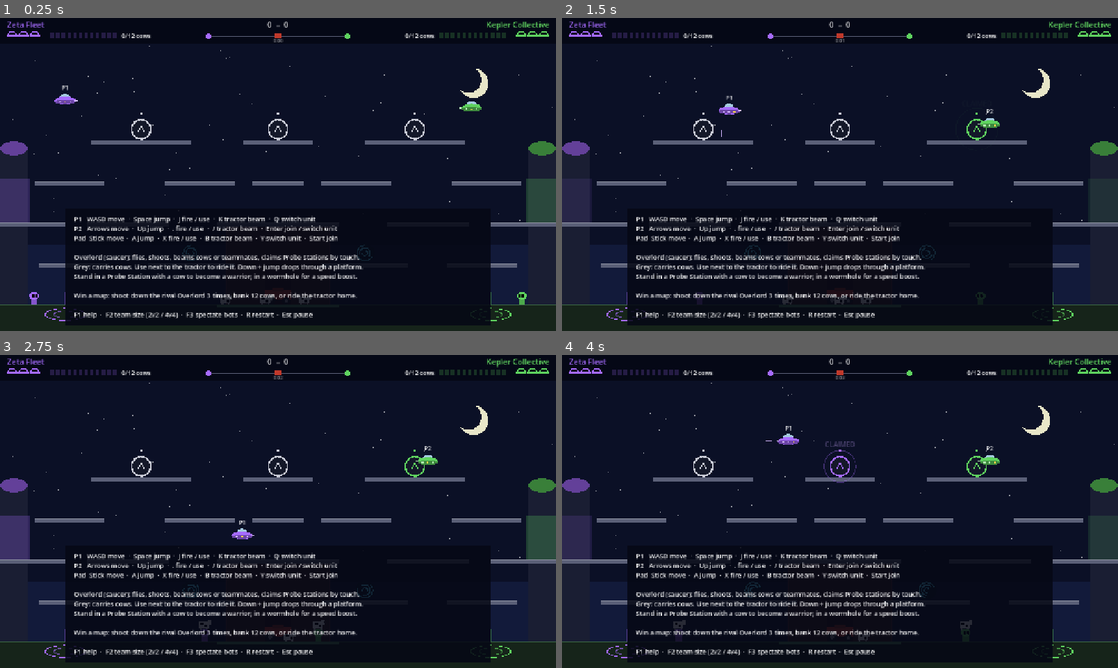
Above: before the commit, frames 1-4 (two rows, left to right).
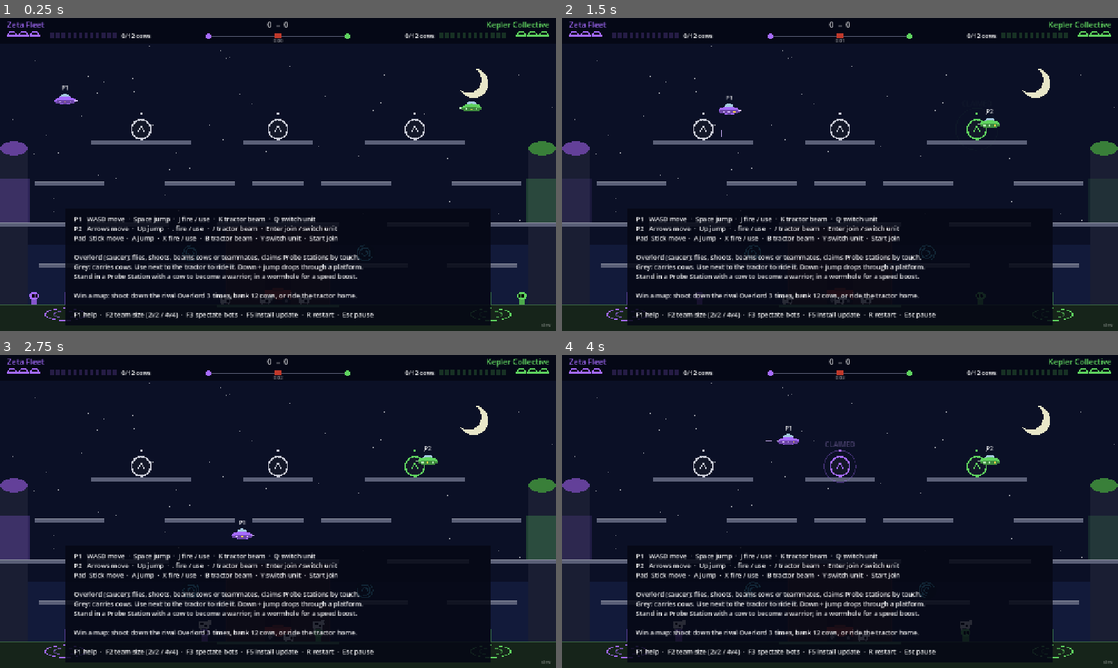
Above: after the commit, the same moments.

Repository: drewburr-labs/saucer-showdown
Game: Godot game, scene res://main.tscn
The game is run twice, just before and just after one commit, with the same random seed, the same clock (stepped at 60 frames per second) and the same inputs.
Inputs:
- Up to frame 1 (0.25 s): no input
- Up to frame 2 (1.5 s): tap Enter at 0.5 s; hold D 0.53-1.28 s; tap F at 0.6 s; tap Space at 0.77 s; hold S from 1.28 s (still down); tap J at 1.35 s
- Up to frame 3 (2.75 s): tap Space at 1.52 s; tap F at 1.55, 2.1 s; release S at 2.03 s; hold D from 2.03 s (still down)
- Up to frame 4 (4 s): release D at 2.78 s; hold W 2.78-3.53 s; tap K at 2.85 s; tap Space at 3.02, 3.77 s; tap F at 3.05, 3.8 s; hold A from 3.53 s (still down); tap G at 3.6 s

The runs differ from the first frame. In frame 1, 0.3% of the frame differs, in the area x 44-99%, y 94-99%; in frame 2, 0.3%; in frame 3, 0.3%; in frame 4, 0.3%.

Commit message:
Add release workflow and in-game updater
Publishing a GitHub release now builds Linux and Windows zips and
attaches them to it. The release tag is stamped into the game as its
version; the checked-in version is "dev".

Released builds check the repo's latest release on startup and offer
newer ones in the HUD. F5 downloads the platform's zip, verifies its
SHA-256, installs it over the running game and restarts. The updater is
off in the editor, in dev builds and in builds with a "steam" feature.

Self-update was verified on Linux against a local feed. The Windows
path, which swaps the .exe from a helper script after exit, has not
been run on Windows. The check needs publicly readable releases.

Also commits the .uid files Godot generates beside each script.

Co-Authored-By: Claude Fable 5.2 <noreply@anthropic.com>

Diff:
--- a/project.godot
+++ b/project.godot
@@ -7,7 +7,7 @@
 
 config/name="Saucer Showdown"
 config/description="A team arcade brawler: two alien fleets, one farm, three ways to win."
-config/version="0.1.0"
+config/version="dev"
 run/main_scene="res://main.tscn"
 config/features=PackedStringArray("4.7", "GL Compatibility")
 
--- a/scripts/main.gd
+++ b/scripts/main.gd
@@ -9,6 +9,7 @@
 const LocalInput = preload("res://scripts/input/local_input.gd")
 const ArenaView = preload("res://scripts/view/arena_view.gd")
 const Hud = preload("res://scripts/view/hud.gd")
+const Updater = preload("res://scripts/update/updater.gd")
 
 var sim: Sim
 var bots: Dictionary = {} # unit id -> Bot
@@ -18,6 +19,7 @@
 var match_winner := -1
 var paused := false
 var show_help := true
+var updater: Updater
 
 var _win_ticks := 0
 var _help_ticks := 480 # the controls overlay hides itself after 8 s
@@ -33,6 +35,9 @@
 	_hud = Hud.new()
 	_hud.game = self
 	add_child(_hud)
+	updater = Updater.new()
+	add_child(updater)
+	updater.check()
 	humans["kb1"] = {"team": 0, "idx": 0}
 	_new_map()
 
@@ -126,6 +131,8 @@
 			else:
 				_seat("kb1", 0, 0)
 			_refresh_labels()
+		KEY_F5:
+			updater.install()
 		KEY_R:
 			_new_match()
 		KEY_ESCAPE:
--- /dev/null
+++ b/scripts/update/updater.gd
@@ -0,0 +1,335 @@
+extends Node
+## Checks GitHub Releases for a newer build and installs it over this one.
+##
+## Only release builds update themselves: the version is the release tag, which
+## the release workflow stamps into project.godot. Editor runs, "dev" builds
+## and builds exported with the "steam" feature (Steam does its own updating)
+## leave it switched off.
+
+const RELEASES_REPO := "drewburr-labs/saucer-showdown"
+const DEV_VERSION := "dev"
+## The executable's name inside each platform's release zip.
+const EXE_NAMES := {"linux": "saucer-showdown.x86_64", "windows": "saucer-showdown.exe"}
+const EXEC_PERMISSIONS := 0x1ED # rwxr-xr-x
+
+enum State { OFF, CHECKING, IDLE, AVAILABLE, DOWNLOADING, INSTALLING, FAILED }
+
+var state := State.OFF
+var version := DEV_VERSION # the running build
+var latest := "" # tag of the newest release, once known
+var page_url := "https://github.com/%s/releases/latest" % RELEASES_REPO
+var error := ""
+var feed_url := "https://api.github.com/repos/%s/releases/latest" % RELEASES_REPO
+
+var _asset := {} # the release asset for this platform
+var _auto := false
+var _http: HTTPRequest
+
+
+func _ready() -> void:
+	version = str(ProjectSettings.get_setting("application/config/version", DEV_VERSION))
+	_http = HTTPRequest.new()
+	_http.timeout = 20.0
+	_http.request_completed.connect(_on_request_completed)
+	add_child(_http)
+	if OS.is_debug_build():
+		# Test hooks, so an update can be rehearsed against a local feed.
+		for arg in OS.get_cmdline_user_args():
+			if arg.begins_with("--update-feed="):
+				feed_url = arg.trim_prefix("--update-feed=")
+			elif arg == "--update-auto":
+				_auto = true
+
+
+func enabled() -> bool:
+	return version != DEV_VERSION and platform() != "" \
+			and not OS.has_feature("editor") and not OS.has_feature("steam")
+
+
+## Ask the feed for the newest release. Failures are quiet: no network is not
+## the player's problem.
+func check() -> void:
+	if not enabled() or state == State.CHECKING or state == State.DOWNLOADING or state == State.INSTALLING:
+		return
+	state = State.CHECKING
+	var headers := ["Accept: application/vnd.github+json", "User-Agent: SaucerShowdown/%s" % version]
+	if _http.request(feed_url, headers) != OK:
+		state = State.IDLE
+
+
+## Download and install the release found by check(). After a failure, open
+## the release page instead so the player can update by hand.
+func install() -> void:
+	if state == State.FAILED:
+		OS.shell_open(page_url)
+		return
+	if state != State.AVAILABLE:
+		return
+	if _asset.is_empty():
+		_fail("no %s build in release %s" % [platform(), latest])
+		return
+	if not _can_write(_install_dir()):
+		_fail("can't write to the game folder")
+		return
+	DirAccess.make_dir_recursive_absolute(_work_dir())
+	_http.download_file = _zip_path()
+	_http.timeout = 0.0
+	if _http.request(_asset["url"], ["User-Agent: SaucerShowdown/%s" % version]) != OK:
+		_fail("couldn't start the download")
+		return
+	state = State.DOWNLOADING
+
+
+## Download progress, 0 to 1.
+func progress() -> float:
+	var size := float(_asset.get("size", 0))
+	if state != State.DOWNLOADING or size <= 0.0:
+		return 0.0
+	return clampf(_http.get_downloaded_bytes() / size, 0.0, 1.0)
+
+
+## One line for the HUD; empty when there is nothing to say.
+func status_text() -> String:
+	match state:
+		State.AVAILABLE:
+			return "Update %s is available  ·  F5 to install" % latest
+		State.DOWNLOADING:
+			return "Downloading %s…  %d%%" % [latest, int(progress() * 100.0)]
+		State.INSTALLING:
+			return "Installing %s, restarting…" % latest
+		State.FAILED:
+			return "Update failed: %s  ·  F5 opens the download page" % error
+	return ""
+
+
+# ------------------------------------------------------------- pure helpers
+
+static func platform() -> String:
+	match OS.get_name():
+		"Windows":
+			return "windows"
+		"Linux":
+			return "linux"
+	return ""
+
+
+## [major, minor, patch, pre-release] for tags like "v1.2.3" or "1.2.3-beta1";
+## empty when the tag is not a version number.
+static func parse_version(tag: String) -> Array:
+	var s := tag.strip_edges().trim_prefix("v").trim_prefix("V")
+	var plus := s.find("+")
+	if plus >= 0:
+		s = s.substr(0, plus) # build metadata never affects ordering
+	var pre := ""
+	var dash := s.find("-")
+	if dash >= 0:
+		pre = s.substr(dash + 1)
+		s = s.substr(0, dash)
+	var parts := s.split(".")
+	if s.is_empty() or parts.size() > 3:
+		return []
+	var out := [0, 0, 0, pre]
+	for i in parts.size():
+		if not parts[i].is_valid_int() or parts[i].begins_with("-") or parts[i].begins_with("+"):
+			return []
+		out[i] = parts[i].to_int()
+	return out
+
+
+## Whether release `candidate` should replace the running `current` build.
+static func is_newer(candidate: String, current: String) -> bool:
+	if candidate == current:
+		return false
+	var a := parse_version(candidate)
+	var b := parse_version(current)
+	if a.is_empty() or b.is_empty():
+		return true # can't order them, so trust the feed's idea of "latest"
+	for i in 3:
+		if a[i] != b[i]:
+			return a[i] > b[i]
+	return a[3] == "" and b[3] != "" # 1.0.0 replaces 1.0.0-beta
+
+
+## The asset for `plat` from a GitHub release's "assets" list: the zip whose
+## name ends in "-<plat>.zip". Returns {} when the release has none.
+static func pick_asset(assets: Array, plat: String) -> Dictionary:
+	for a in assets:
+		if a is Dictionary and str(a.get("name", "")).ends_with("-%s.zip" % plat):
+			var digest := str(a.get("digest", ""))
+			return {
+				"name": str(a["name"]),
+				"url": str(a.get("browser_download_url", "")),
+				"size": int(a.get("size", 0)),
+				"sha256": digest.trim_prefix("sha256:") if digest.begins_with("sha256:") else "",
+			}
+	return {}
+
+
+# ------------------------------------------------------------------ requests
+
+func _on_request_completed(result: int, code: int, _headers: PackedStringArray, body: PackedByteArray) -> void:
+	if state == State.CHECKING:
+		_on_checked(result, code, body)
+	elif state == State.DOWNLOADING:
+		_on_downloaded(result, code)
+
+
+func _on_checked(result: int, code: int, body: PackedByteArray) -> void:
+	state = State.IDLE
+	if result != HTTPRequest.RESULT_SUCCESS or code != 200:
+		print("Update check failed (result %d, HTTP %d)." % [result, code])
+		return
+	var data = JSON.parse_string(body.get_string_from_utf8())
+	if not data is Dictionary or not data.has("tag_name"):
+		print("Update check failed: unexpected reply.")
+		return
+	latest = str(data["tag_name"])
+	if not is_newer(latest, version):
+		return
+	page_url = str(data.get("html_url", page_url))
+	var assets = data.get("assets", [])
+	_asset = pick_asset(assets if assets is Array else [], platform())
+	state = State.AVAILABLE
+	if _auto:
+		install()
+
+
+func _on_downloaded(result: int, code: int) -> void:
+	_http.download_file = ""
+	if result != HTTPRequest.RESULT_SUCCESS or code != 200:
+		_fail("download failed (HTTP %d)" % code)
+		return
+	if _asset["sha256"] != "" and FileAccess.get_sha256(_zip_path()) != _asset["sha256"]:
+		_fail("the download is corrupt")
+		return
+	state = State.INSTALLING
+	# Let the HUD draw "Installing…" before the blocking unzip.
+	await get_tree().process_frame
+	await get_tree().process_frame
+	var exe := OS.get_executable_path()
+	var err := _install_windows(exe) if platform() == "windows" else _install_in_place(exe)
+	DirAccess.remove_absolute(_zip_path())
+	if err != "":
+		_fail(err)
+		return
+	get_tree().quit()
+
+
+func _fail(why: String) -> void:
+	error = why
+	state = State.FAILED
+	push_warning("Update failed: %s" % why)
+
+
+# ---------------------------------------------------------------- installing
+
+## Linux lets a running program's file be replaced, so unpack straight over
+## the install and start the new build.
+func _install_in_place(exe: String) -> String:
+	var err := _unpack(_zip_path(), exe.get_base_dir(), exe.get_file())
+	if err != "":
+		return err
+	if OS.create_process(exe, OS.get_cmdline_args()) < 0:
+		return "installed, but couldn't restart; start the game again"
+	return ""
+
+
+## Windows locks a running .exe, so unpack next to the save data and leave a
+## small script to copy it over once this process has gone, then relaunch.
+func _install_windows(exe: String) -> String:
+	var staged := _work_dir().path_join("staged")
+	var script := _work_dir().path_join("apply.cmd")
+	var dst := exe.get_base_dir()
+	for path: String in [staged, script, dst]:
+		if path.contains("%"):
+			return "the game is in a folder with % in its name"
+	_remove_tree(staged)
+	var err := _unpack(_zip_path(), staged, exe.get_file())
+	if err != "":
+		return err
+	var lines := [
+		"@echo off",
+		"set \"PID=%d\"" % OS.get_process_id(),
+		"set \"SRC=%s\"" % staged.replace("/", "\\"),
+		"set \"DST=%s\"" % dst.replace("/", "\\"),
+		"set \"EXE=%s\"" % exe.get_file(),
+		":wait",
+		"tasklist /FI \"PID eq %PID%\" /NH 2>nul | find \" %PID% \" >nul",
+		"if errorlevel 1 goto apply",
+		"ping -n 2 127.0.0.1 >nul",
+		"goto wait",
+		":apply",
+		"xcopy \"%SRC%\\*\" \"%DST%\\\" /E /Y /Q >nul",
+		"rmdir /S /Q \"%SRC%\"",
+		"start \"\" \"%DST%\\%EXE%\"",
+	]
+	var f := FileAccess.open(script, FileAccess.WRITE)
+	if f == null:
+		return "couldn't write the update script"
+	f.store_string("\r\n".join(lines) + "\r\n")
+	f.close()
+	if OS.create_process("cmd.exe", ["/c", script.replace("/", "\\")]) < 0:
+		return "couldn't start the update script"
+	return ""
+
+
+## Unpack `zip_path` into `dest`. The game's executable is written under
+## `exe_name`, so an install whose .exe was renamed keeps its name.
+func _unpack(zip_path: String, dest: String, exe_name: String) -> String:
+	var zip := ZIPReader.new()
+	if zip.open(zip_path) != OK:
+		return "couldn't open the download"
+	for entry in zip.get_files():
+		if entry.ends_with("/"):
+			continue
+		if entry.is_absolute_path() or entry.contains("..") or entry.contains("\\"):
+			return "the download has an unsafe path"
+		var is_exe: bool = entry == EXE_NAMES[platform()]
+		var target := dest.path_join(exe_name if is_exe else entry)
+		DirAccess.make_dir_recursive_absolute(target.get_base_dir())
+		var tmp := target + ".new"
+		var f := FileAccess.open(tmp, FileAccess.WRITE)
+		if f == null:
+			return "couldn't write %s" % target.get_file()
+		f.store_buffer(zip.read_file(entry))
+		f.close()
+		if is_exe and platform() == "linux":
+			FileAccess.set_unix_permissions(tmp, EXEC_PERMISSIONS)
+		if DirAccess.rename_absolute(tmp, target) != OK:
+			DirAccess.remove_absolute(tmp)
+			return "couldn't replace %s" % target.get_file()
+	zip.close()
+	return ""
+
+
+func _install_dir() -> String:
+	return OS.get_executable_path().get_base_dir()
+
+
+func _work_dir() -> String:
+	return OS.get_user_data_dir().path_join("update")
+
+
+func _zip_path() -> String:
+	return _work_dir().path_join("download.zip")
+
+
+func _can_write(dir: String) -> bool:
+	var probe := dir.path_join(".update-probe")
+	var f := FileAccess.open(probe, FileAccess.WRITE)
+	if f == null:
+		return false
+	f.close()
+	DirAccess.remove_absolute(probe)
+	return true
+
+
+func _remove_tree(dir: String) -> void:
+	var d := DirAccess.open(dir)
+	if d == null:
+		return
+	for sub in d.get_directories():
+		_remove_tree(dir.path_join(sub))
+	for file in d.get_files():
+		d.remove(file)
+	DirAccess.remove_absolute(dir)
--- a/scripts/view/hud.gd
+++ b/scripts/view/hud.gd
@@ -16,7 +16,7 @@
 	"",
 	"Win a map: shoot down the rival Overlord 3 times, bank 12 cows, or ride the tractor home.",
 	"",
-	"F1 help  ·  F2 team size (2v2 / 4v4)  ·  F3 spectate bots  ·  R restart  ·  Esc pause",
+	"F1 help  ·  F2 team size (2v2 / 4v4)  ·  F3 spectate bots  ·  F5 install update  ·  R restart  ·  Esc pause",
 ]
 
 var game # Main
@@ -48,6 +48,7 @@
 		_draw_help()
 	else:
 		draw_string(_font, Vector2(0, Cfg.H - 10), "F1 controls", HORIZONTAL_ALIGNMENT_CENTER, Cfg.W, 12, Color(1, 1, 1, 0.45))
+	_draw_update()
 
 
 func _draw_team(sim: Sim, team: int) -> void:
@@ -114,5 +115,19 @@
 		draw_string(_font, Vector2(170, top + 28.0 + 22.0 * i), HELP[i], HORIZONTAL_ALIGNMENT_LEFT, -1.0, 15, Color(1, 1, 1, 0.92))
 
 
+func _draw_update() -> void:
+	var up = game.updater
+	if up == null:
+		return
+	draw_string(_font, Vector2(0, Cfg.H - 10), up.version, HORIZONTAL_ALIGNMENT_RIGHT, Cfg.W - 12.0, 12, Color(1, 1, 1, 0.45))
+	var status: String = up.status_text()
+	if status == "":
+		return
+	var w := _font.get_string_size(status, HORIZONTAL_ALIGNMENT_LEFT, -1.0, 14).x + 28.0
+	draw_rect(Rect2((Cfg.W - w) * 0.5, 64, w, 26), Color(0.02, 0.03, 0.08, 0.9))
+	draw_rect(Rect2((Cfg.W - w) * 0.5, 64, w, 26), Color("ffd166"), false, 1.0)
+	draw_string(_font, Vector2(0, 82), status, HORIZONTAL_ALIGNMENT_CENTER, Cfg.W, 14, Color("ffd166"))
+
+
 func _centered(y: float, s: String, size: int, color: Color) -> void:
 	draw_string(_font, Vector2(0, y), s, HORIZONTAL_ALIGNMENT_CENTER, Cfg.W, size, color)
--- /dev/null
+++ b/tests/test_updater.gd
@@ -0,0 +1,55 @@
+extends SceneTree
+## Headless tests for the updater's version and asset logic.
+## Run: godot --headless --path . --script tests/test_updater.gd
+
+const Updater = preload("res://scripts/update/updater.gd")
+
+var _failed := 0
+
+
+func _init() -> void:
+	# [candidate, current, should update]
+	var cases := [
+		["v0.2.0", "v0.1.0", true],
+		["v0.1.0", "v0.1.0", false],
+		["v0.1.0", "v0.2.0", false],
+		["v0.10.0", "v0.9.3", true],
+		["v1.0.0", "v0.99.99", true],
+		["0.2.0", "v0.1.9", true],
+		["v0.2", "v0.1.5", true],
+		["v0.2.0", "v0.2", false],
+		["v1.0.0", "v1.0.0-beta1", true],
+		["v1.0.0-beta1", "v1.0.0", false],
+		["v1.0.0+build7", "v1.0.0", false],
+		["v0.3.0", "v0.4.0-beta", false],
+		["nightly-2", "v0.1.0", true],
+	]
+	for c: Array in cases:
+		_check(Updater.is_newer(c[0], c[1]) == c[2], "is_newer(%s, %s) should be %s" % c)
+
+	_check(Updater.parse_version("v1.2.3") == [1, 2, 3, ""], "parse v1.2.3")
+	_check(Updater.parse_version("1.2.3-rc.1") == [1, 2, 3, "rc.1"], "parse pre-release")
+	_check(Updater.parse_version("latest").is_empty(), "words are not versions")
+	_check(Updater.parse_version("1.2.3.4").is_empty(), "four parts are not a version")
+	_check(Updater.parse_version("1.-2.3").is_empty(), "negative parts are not a version")
+
+	var assets := [
+		{"name": "notes.txt", "browser_download_url": "https://example.test/notes.txt", "size": 3},
+		{"name": "saucer-showdown-v0.2.0-windows.zip", "browser_download_url": "https://example.test/w.zip", "size": 10, "digest": "sha256:abc"},
+		{"name": "saucer-showdown-v0.2.0-linux.zip", "browser_download_url": "https://example.test/l.zip", "size": 20, "digest": null},
+	]
+	var win := Updater.pick_asset(assets, "windows")
+	_check(win.get("url") == "https://example.test/w.zip" and win.get("sha256") == "abc" and win.get("size") == 10, "windows asset")
+	var lin := Updater.pick_asset(assets, "linux")
+	_check(lin.get("url") == "https://example.test/l.zip" and lin.get("sha256") == "", "linux asset without a digest")
+	_check(Updater.pick_asset(assets, "macos").is_empty(), "no macOS asset")
+	_check(Updater.pick_asset([], "linux").is_empty(), "empty release")
+
+	print("ALL TESTS PASSED" if _failed == 0 else "%d FAILED" % _failed)
+	quit(1 if _failed > 0 else 0)
+
+
+func _check(ok: bool, what: String) -> void:
+	if not ok:
+		_failed += 1
+		printerr("FAIL: ", what)
Not shown, added: export_presets.cfg
Not shown, added: scripts/input/local_input.gd.uid
Not shown, added: scripts/main.gd.uid
Not shown, added: scripts/sim/bot.gd.uid
Not shown, added: scripts/sim/config.gd.uid
Not shown, added: scripts/sim/entities.gd.uid
Not shown, added: scripts/sim/map_data.gd.uid
Not shown, added: scripts/sim/sim.gd.uid
Not shown, added: scripts/update/updater.gd.uid
Not shown, added: scripts/view/arena_view.gd.uid
Not shown, added: scripts/view/hud.gd.uid
Not shown, added: tests/bot_stats.gd.uid
(and 2 more such lines)
